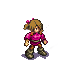
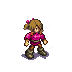
Before/after of a 72 × 72 layered artwork. What changed in the layer stack:
added layer "Layer 3" above "Layer 2" over [41, 33, 48, 44]
painted on "Layer 2" over [41, 35, 48, 44]
painted on "Layer 1" over [41, 35, 48, 44]
